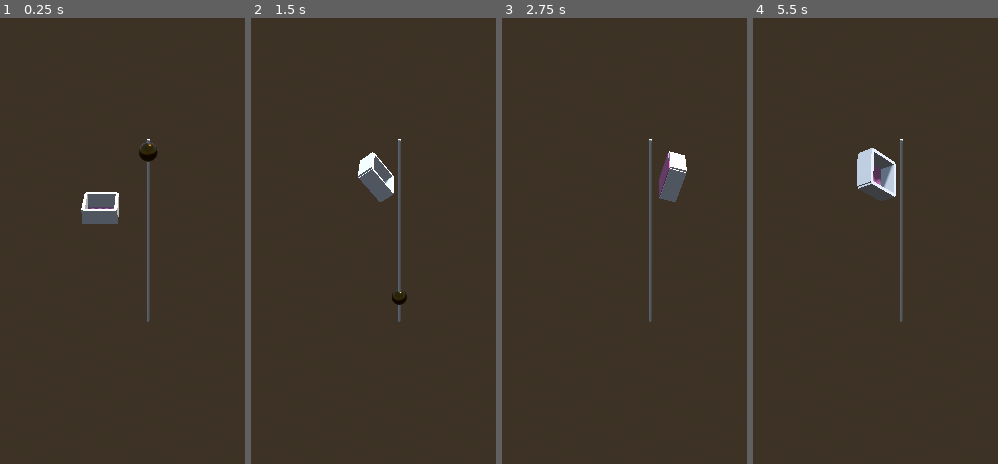
Above: before the commit, frames 1-4 (left to right).
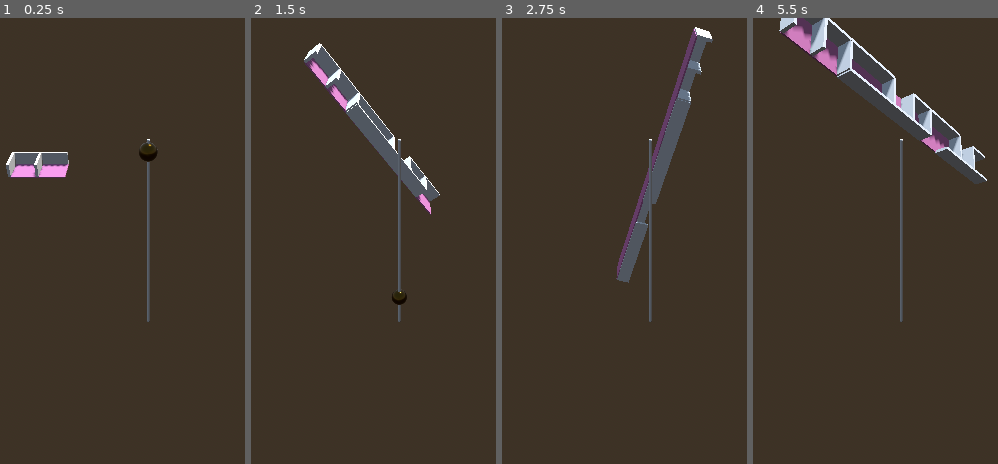
Above: after the commit, the same moments.

Repository: unblinky/gravity-guru
Game: Godot game, scene res://Main/Main.tscn
Two runs of this game, one before a commit and one after it. Both use one fixed random seed, a clock stepped at 60 frames per second and the inputs below.
Inputs (mouse positions are in pixels of both pictures, inside the frame that each line leads up to):
- Up to frame 1 (0.25 s): no input
- Up to frame 2 (1.5 s): move the mouse to (outside the picture) at 0.52 s; hold D (tilt_right) 0.53-1.25 s; click (outside the picture) at 0.67 s; drag from (outside the picture) to (358, 330) at 1.27 s
- Up to frame 3 (2.75 s): move the mouse to (729, 142) at 2.02 s; hold D (tilt_right) from 2.03 s (still down)
- Up to frame 4 (5.5 s): release D (tilt_right) at 2.75 s; drag from (860, 330) to (outside the picture) at 2.77 s; tap Enter at 3.5 s; move the mouse to (outside the picture) at 3.52 s; hold A (tilt_left) 3.53-4.25 s; drag from (outside the picture) to (782, 129) at 4.27 s; tap Space at 5 s; move the mouse to (941, 241) at 5.02 s; hold S (tilt_back) from 5.03 s (still down); click (941, 241) at 5.17 s

The runs differ from the first frame. In frame 1, 2.5% of the frame differs, in the area x 2-49%, y 30-47%; in frame 2, 5.0%; in frame 3, 4.9%; in frame 4, 8.9%, in the area x 10-96%, y 0-42%.

Commit message:
Progress on generation.

Diff:
--- a/Code/Maze/Maze.gd
+++ b/Code/Maze/Maze.gd
@@ -7,21 +7,51 @@
 
 const ROOM: PackedScene = preload("res://Room/Room.tscn")
 
-var maze_width: int = 4 # Grid units.
-var maze_height: int = 4 # Grid units.
-var maze_offset: Vector3
-
+# Input.
 var tilt_speed: float = 75.0 # Degrees / sec.
 var mouse_sensitivity: float = 0.06
 var dragging: bool = false
 
-# LERP
-var post_drag_maze_rotation: Vector3 # A
+# Maze generation.
+var maze_width: int = 10 # Grid units.
+var maze_height: int = 10 # Grid units.
+var maze_offset: Vector3 ## Use to center the maze under the camera based on width and height.
+var room_count: int = 0 ## Number of rooms built so far.
+var total_rooms: int = maze_width * maze_height ## Build this many rooms.
+
+var ranger: Vector2i = Vector2i(0, 0) ## The "play head" for the current location in Grid space.
+var ranger_speed: float = 1 ## Grid distance per move.
+
+var current_room: Room ## Holds the current room while we tinker with it.
+var breadcrumbs: Array[Room] = [] ## A list of rooms where the ranger has been.
+
+# Lerping.
+var post_drag_maze_rotation: Vector3
 var lerp_speed: float = 1.5 # radians / sec.
 
 # TODO: Quatrenion sollution?
 var weight_x: float = 1.0 ## Pitch.
 var weight_z: float = 1.0 ## Roll.
+
+
+func _ready() -> void:
+	print("Total Rooms: ", total_rooms)
+
+	# Place the starting room.
+	current_room = ROOM.instantiate()
+
+	# Use the `curren_room` to set the `maze_offset`.
+	maze_offset = Vector3(maze_width * current_room.size.x / 2.0 - 1, 0, maze_height * current_room.size.y / 2.0 - 1)
+	current_room.grid_location = ranger
+	current_room.position = Vector3(ranger.x * current_room.size.x, 0, ranger.y * current_room.size.y) - maze_offset
+	add_child(current_room)
+	breadcrumbs.append(current_room)
+	room_count += 1
+
+	# Scout in the direction of a random wall.
+	#var location = current_room.DisableRandomWall()
+	ScoutAndBuild(current_room)
+
 
 func _process(delta: float) -> void:
 	if Input.is_action_pressed("tilt_left"):
@@ -62,121 +92,94 @@
 			print("Relative: ", event.relative)
 
 
+## Recursive function.
+func ScoutAndBuild(current_room: Room):
+	print(breadcrumbs)
+
+	# End recursion, condition.
+	if room_count < 10:
+		# current_room.grid_location.x + 1
+		var wall = current_room.DisableRandomWall()
+		if wall != null:
+			wall.queue_free()
+
+		var scout: Vector2i = current_room.grid_location
+		scout.x += 1
+		SpawnRoom(scout, ranger) # Continue to the next room.
+		#
+		#
+		#
+		## No more walls to search with.
+		#if wall == null:
+			#if breadcrumbs.size() > 0:
+				## Pop the last element in the array to rewind the `current_room`.
+				#current_room = breadcrumbs.pop_back()
+				#SeekAndBuild(current_room)
+		#
+		## Scout the location in the wall's direciton.
+		#else:
+			#var location: Vector2i
+			#match wall.direction:
+				#Wall.Direction.NORTH:
+					#location.y -= 1
+				#Wall.Direction.EAST:
+					#location.x += 1
+				#Wall.Direction.SOUTH:
+					#location.y += 1
+				#Wall.Direction.WEST:
+					#location.x -= 1
+			#
+			## Have we already built a room here?
+			#if SearchBreadcrumbs(location):
+				#wall.queue_free()
+				#SeekAndBuild(current_room)
+			#
+			## The `location` seems valid! Build the room.
+			#else:
+				#wall.queue_free()
+				#SpawnRoom(location, ranger) # Continue to the next room.
+#
+
+## Returns true if found.
+func SearchBreadcrumbs(location: Vector2i):
+	for room in breadcrumbs:
+		# Found the grid location in the breadcrumbs.
+		if room.grid_location == location:
+			return true
+	return false
 
 
-func _ready() -> void:
-	var room_count = maze_width * maze_height
-	var ranger: Vector2i = Vector2i(0, 0) # Grid space.
-	var ranger_speed: float = 1 # Grid speed.
+## Spawn a room at the `build_location` and knock down the wall between the ranger location.
+func SpawnRoom(build_location: Vector2i, ranger: Vector2i):
+	await get_tree().create_timer(0.2).timeout
+	print("New Room at: ", build_location)
 
-	var breadcrumbs: Array[Room] = [] ## A list of visited grid points.
+	var room = ROOM.instantiate()
+	room.grid_location = build_location
+	room.position = Vector3(build_location.x * room.size.x, 0, build_location.y * room.size.y) - maze_offset
+	add_child(room) # Add the new room to the scene tree.
+	breadcrumbs.append(room) # Add to the end of the breadcrumbs list.
+	room_count += 1
 
+	# Which wall do we want to knock down?
+	if build_location.y < ranger.y:
+		room.RemoveWall(Wall.Direction.NORTH)
+	elif build_location.x > ranger.x:
+		room.RemoveWall(Wall.Direction.EAST)
+	elif build_location.y > ranger.y:
+		room.RemoveWall(Wall.Direction.SOUTH)
+	elif build_location.x < ranger.x:
+		room.RemoveWall(Wall.Direction.WEST)
+	else:
+		print("Should never get here.")
 
-	# Pattern
-	# Place room
-	var first_room = ROOM.instantiate()
-	maze_offset = Vector3(maze_width * first_room.size.x / 2.0 - 1, 0, maze_height * first_room.size.y / 2.0 - 1)
-	first_room.position = Vector3(ranger.x * first_room.size.x, 0, ranger.y * first_room.size.y) - maze_offset
-	add_child(first_room)
-
-
-		# Where did we come from?
-	# Room > breadcrumbs
-	# Consume a wall from the list.
-		# Is it valid move??????
-			# Maze bounds.
-			# Is in the breadcrumbs list.
-		# Update ranger
+	ranger = room.grid_location
+	current_room = room
+	ScoutAndBuild(current_room)
 
 
 
-	#
-	## Setup loop.
-	##if not breadcrumbs.is_empty():
-	#for i in room_count:
-		#
-		#
-		#
-		#
-		#
-		#
-		#
-		## Check for breadcrumbs.
-		#for crumb in breadcrumbs:
-			## if we don't find it?
-			#if crumb.grid_location == ranger:
-				#print("Already been here.")
-				#
-			#
-			#
-
-			#
-			#while room.grid_location != ranger:
-				#print("Been here before: ", ranger)
-				#print(room)
-				#var current_room: Room = room
-				#if room.grid_location == ranger:
-#
-					#var groom: Room = SpawnRoom(ranger)
-					#breadcrumbs.append(room)
-					#print(">>>>>>>>>>>", breadcrumbs.back())
-
-
-
-			## TODO: Is this random?
-			#var rando_index: int = randi_range(0, room.walls.size() - 1)
-			#print("Random index: ", rando_index)
-			#
 			## Checking for maze boundries.
-			#
-			#
-			## Pick a direction based on remaining walls.
-			##var rando_direction = room.walls.pop_at(rando_index).wall.direction
-			#var rando_wall = room.walls.pop_at(rando_index)
-			#
-			#match rando_wall.direction:
-				#Wall.Direction.NORTH:
-					## Check North.
-					#if ranger.y - ranger_speed > 0:
-						#rando_wall.queue_free()
-						#ranger.y -= ranger_speed
-				#
-				#Wall.Direction.EAST:
-					## Check East.
-					#if ranger.x + ranger_speed < maze_width:
-						#rando_wall.queue_free()
-						#ranger.x += ranger_speed
-					#
-				#Wall.Direction.SOUTH:
-					#ranger.y += ranger_speed
-					## Check South.
-					#if ranger.y + ranger_speed < maze_height:
-						#rando_wall.queue_free()
-						#ranger.y += ranger_speed
-#
-				#Wall.Direction.WEST:
-					## Check West.
-					#if ranger.x - ranger_speed > 0:
-						#rando_wall.queue_free()
-						#ranger.x -= ranger_speed
-		#
-		#
-		#
-			#
-
-
-
-
-
-
-
-
-
-
-
-
-
-
 
 			#var wall = room.walls.pop_at(rando_index)
 			#if wall != null:
@@ -193,15 +196,3 @@
 				#wall.queue_free()
 
 		#await get_tree().create_timer(0.2).timeout
-
-
-
-
-
-func SpawnRoom(grid_location: Vector2i, drop_wall: Wall.Direction):
-	var room = ROOM.instantiate()
-	room.grid_location = grid_location
-	room.position = Vector3(grid_location.x * room.size.x, 0, grid_location.y * room.size.y) - maze_offset
-	add_child(room) # Display the graphics.
-	room.RemoveWall(drop_wall)
-	return room
--- a/Code/Room/Room.gd
+++ b/Code/Room/Room.gd
@@ -5,9 +5,7 @@
 @onready var walls: Array[Wall] = [$NorthWall, $EastWall, $SouthWall, $WestWall]
 
 var grid_location: Vector2i ## Position in maze grid cords.
-var size: Vector2 = Vector2(2.0, 2.0) # Meters squared (area).
-
-
+var size: Vector2 = Vector2(2.0, 2.0) ## Meters squared (area).
 
 
 func RemoveWall(direction: Wall.Direction):
@@ -16,13 +14,16 @@
 			wall.queue_free()
 
 
-func DisableWall(direction: Wall.Direction):
-	var index = walls.find(direction)
-	if index <= -1:
-		walls.remove_at(index)
+#func DisableWall(direction: Wall.Direction):
+	#var index = walls.find(direction)
+	#if index <= -1:
+		#walls.remove_at(index)
 
-#
-#
-#func RemoveRandomWall() -> Wall:
-	#var rando_index: int = randi_range(0, walls.size() - 1)
-	#return walls.pop_at(rando_index)
+
+## Return the grid position to scout next. Returns (-111,-111) if no more rooms.
+## Return the wall for processing. Return null in no more rooms.
+func DisableRandomWall() -> Wall:
+	if !walls.is_empty():
+		var rando_index: int = randi_range(0, walls.size() - 1)
+		return walls.pop_at(rando_index)
+	return null
